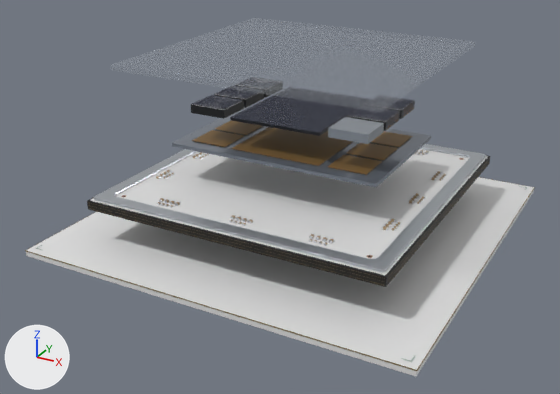
The glTF model public/models/compute-chip-h100.glb, before and after one commit.
Both versions are drawn from a 50 mm camera at (0.0923, -0.1811, 0.0951) aimed at (-0.0026, -0.0085, 0.0088). Lighting does not change. The marker at lower left points along +X, +Y and +Z. The picture after the commit comes second. Where no turn or scale is listed for an object, it has been applied to the vertices. Vertices at exactly the same position are counted once.

Objects in the first picture: 'Blender hardware Copper contact surface.003', 'Package stiffener ring', 'REFERENCE_chip-h100_0000', 'REFERENCE_chip-h100_0001', 'REFERENCE_chip-h100_0002', 'REFERENCE_chip-h100_0004', 'REFERENCE_chip-h100_0011', 'REFERENCE_chip-h100_0012', 'REFERENCE_chip-h100_0013', 'REFERENCE_chip-h100_0014', 'REFERENCE_chip-h100_0015', 'REFERENCE_chip-h100_0016', 'REFERENCE_chip-h100_0018', 'REFERENCE_chip-h100_0019' and 3 more.
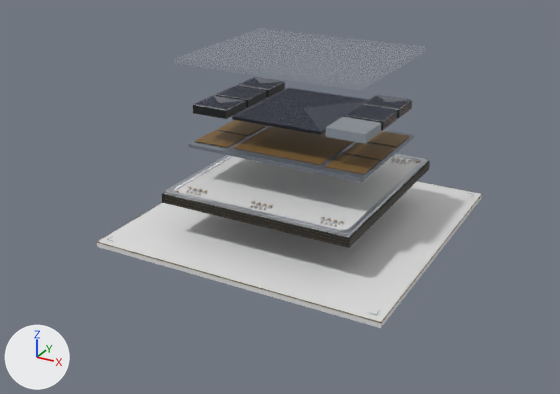
Not visible in the pictures: 'Blender hardware Recessed mechanical separation.003', 'Blender hardware Copper contact surface.006', 'Blender hardware Recessed mechanical separation.007'.

Patch to the scene script:
```diff
--- a/public/models/compute-chip-h100.glb.py
+++ b/public/models/compute-chip-h100.glb.py
@@ me_package_stiffener_ring_003 @@
-me_package_stiffener_ring_003.from_pydata(...)  # 336 vertices, 672 faces; spans x -0.041..0.041, y -0.041..0.041, z 0.0124..0.0131
+me_package_stiffener_ring_003.from_pydata(...)  # 336 vertices, 672 faces; spans x -0.027..0.027, y -0.0285..0.0285, z 0.0124..0.0131
+# me_package_stiffener_ring_003 part 1: 336 of 336 vertices moved; they spanned x -0.041..0.041, y -0.041..0.041, z 0.0124..0.0131 and now span x -0.027..0.027, y -0.0285..0.0285, z 0.0124..0.0131; mean shift (0.0, 0.0, 0.0)
 me_package_stiffener_ring_003.materials.append(mat_nickel_plated_steel_stiffener_003)
@@ me_mesh_0_003 @@
-me_mesh_0_003.from_pydata(...)  # 56 vertices, 108 faces; spans x -0.054..0.054, y -0.054..0.054, z -0.0008..0.0008
+me_mesh_0_003.from_pydata(...)  # 56 vertices, 108 faces; spans x -0.041..0.041, y -0.041..0.041, z -0.0008..0.0008
+# me_mesh_0_003 part 2: the whole mesh is scaled about its middle by (0.759, 0.759, 1)
 me_mesh_0_003.materials.append(mat_host_board_solder_mask_003)
@@ me_mesh_1_003 @@
-me_mesh_1_003.from_pydata(...)  # 56 vertices, 108 faces; spans x -0.0415..0.0415, y -0.0415..0.0415, z 0.0
+me_mesh_1_003.from_pydata(...)  # 56 vertices, 108 faces; spans x -0.027..0.027, y -0.0285..0.0285, z 0.0
+# me_mesh_1_003 part 3: the whole mesh is scaled about its middle by (0.65, 0.687, 1)
 me_mesh_1_003.materials.append(mat_substrate_solder_mask_003)
@@ me_mesh_2_003 @@
-me_mesh_2_003.from_pydata(...)  # 56 vertices, 108 faces; spans x -0.03..0.03, y -0.02..0.02, z -0.0005..0.0005
+me_mesh_2_003.from_pydata(...)  # 56 vertices, 108 faces; spans x -0.0256..0.0256, y -0.0185..0.0185, z -0.0005..0.0005
+# me_mesh_2_003 part 4: the whole mesh is scaled about its middle by (0.853, 0.925, 1)
 me_mesh_2_003.materials.append(mat_cowos_s_silicon_interposer)
@@ me_mesh_11_003 @@
-me_mesh_11_003.from_pydata(...)  # 56 vertices, 108 faces; spans x -0.042..0.042, y -0.042..0.042, z 0.0098..0.0122
+me_mesh_11_003.from_pydata(...)  # 56 vertices, 108 faces; spans x -0.0275..0.0275, y -0.029..0.029, z 0.0098..0.0122
+# me_mesh_11_003 part 5: the whole mesh is scaled about its middle by (0.655, 0.69, 1)
 me_mesh_11_003.materials.append(mat_physical_11)
@@ me_mesh_15_003 @@
-me_mesh_15_003.from_pydata(...)  # 56 vertices, 108 faces; spans x -0.036..0.036, y -0.035..0.035, z 0.0463..0.0477
+me_mesh_15_003.from_pydata(...)  # 56 vertices, 108 faces; spans x -0.026..0.026, y -0.022..0.022, z 0.0463..0.0477
+# me_mesh_15_003 part 6: the whole mesh is scaled about its middle by (0.722, 0.628, 1)
 me_mesh_15_003.materials.append(mat_heat_sink_contact_base__translucent)
@@ me_mesh_18_003 @@
-me_mesh_18_003.from_pydata(...)  # 5376 vertices, 10368 faces; spans x -0.0353..0.0352, y -0.035..0.0351, z 0.0123..0.0129
+me_mesh_18_003.from_pydata(...)  # 2688 vertices, 5184 faces; spans x -0.0229..0.0229, y -0.0252..0.0253, z 0.0123..0.0129
+# me_mesh_18_003 part 7: 66 loose pieces with 3696 vertices, spanning x -0.0353..0.0352, y -0.035..0.0209, z 0.0123..0.0129, are deleted
+# other edits to the shape of me_mesh_18_003 do not show in these pictures
 me_mesh_18_003.materials.append(mat_mlcc_ceramic_body_003)
@@ ob_blender_hardware_copper_contact_surface_003 @@
-ob_blender_hardware_copper_contact_surface_003 = bpy.data.objects.new('Blender hardware Copper contact surface.003', me_substrate_registration_pad_012)
@@ ob_blender_hardware_recessed_mechanical_separation_003 @@
-ob_blender_hardware_recessed_mechanical_separation_003 = bpy.data.objects.new('Blender hardware Recessed mechanical separation.003', me_registration_pad_opening_012)
@@ ob_blender_hardware_recessed_mechanical_separation_007 @@
+ob_blender_hardware_recessed_mechanical_separation_007 = bpy.data.objects.new('Blender hardware Recessed mechanical separation.007', me_registration_pad_opening_012_1)  # 480 vertices, 944 faces; spans x -0.0003..0.0493, y -0.0527..0.0003, z 0.0; in mat_recessed_mechanical_separation_003 (black #161f27)
+ob_blender_hardware_recessed_mechanical_separation_007.location = (-0.0245, 0.0262, 0.0124)
@@ ob_blender_hardware_copper_contact_surface_006 @@
+ob_blender_hardware_copper_contact_surface_006 = bpy.data.objects.new('Blender hardware Copper contact surface.006', me_substrate_registration_pad_012_1)  # 480 vertices, 944 faces; spans x -0.0007..0.0496, y -0.0531..0.0007, z 0.0; in mat_copper_contact_surface_003 (orange #b8845b)
+ob_blender_hardware_copper_contact_surface_006.location = (-0.0245, 0.0262, 0.0124)
```

Where the change shows, as pixel boxes (x1, y1, x2, y2) in the pictures (560 x 394 px):
'REFERENCE_chip-h100_0000', rescaled (24% narrower, 26% shorter): before (26, 177, 534, 376); after (97, 182, 482, 328)
'REFERENCE_chip-h100_0001', rescaled (34% narrower, 35% shorter): before (90, 149, 488, 275); after (164, 156, 428, 237)
'REFERENCE_chip-h100_0015', rescaled (31% narrower, 33% shorter): before (111, 18, 476, 112); after (174, 28, 426, 91)
'Package stiffener ring', reshaped (33% narrower, 36% shorter): before (94, 144, 486, 272); after (166, 154, 427, 236)
'REFERENCE_chip-h100_0011', rescaled (33% narrower, 34% shorter): before (87, 155, 490, 287); after (162, 161, 430, 248)
'REFERENCE_chip-h100_0002', rescaled: before (172, 106, 431, 187); after (188, 120, 414, 182)
'REFERENCE_chip-h100_0018', reshaped (23% narrower, 26% shorter): before (156, 150, 446, 245); after (187, 157, 411, 227)
'Blender hardware Copper contact surface.003', deleted: before (121, 158, 463, 258)
part 7 of me_mesh_18_003, deleted: before (156, 152, 446, 245)
